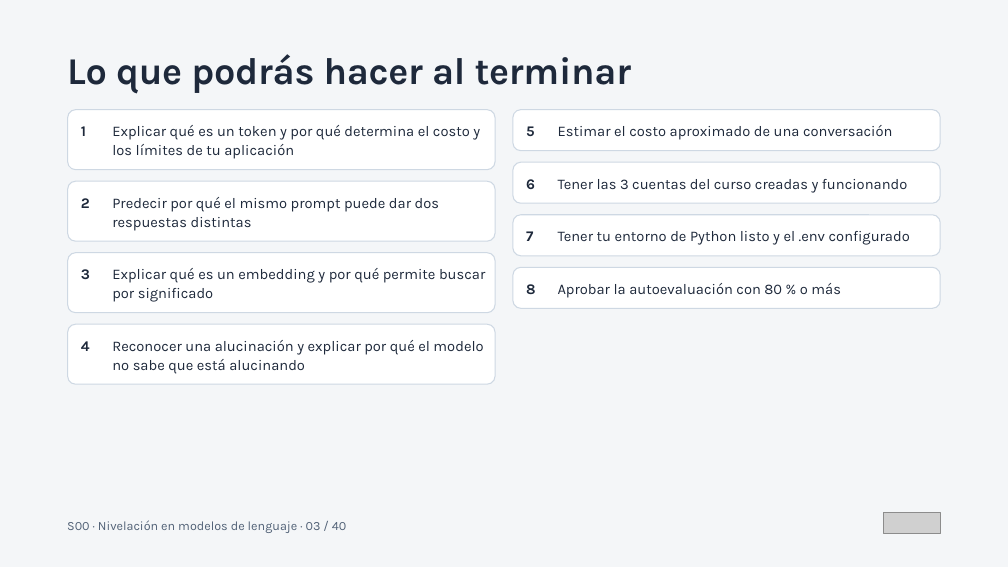
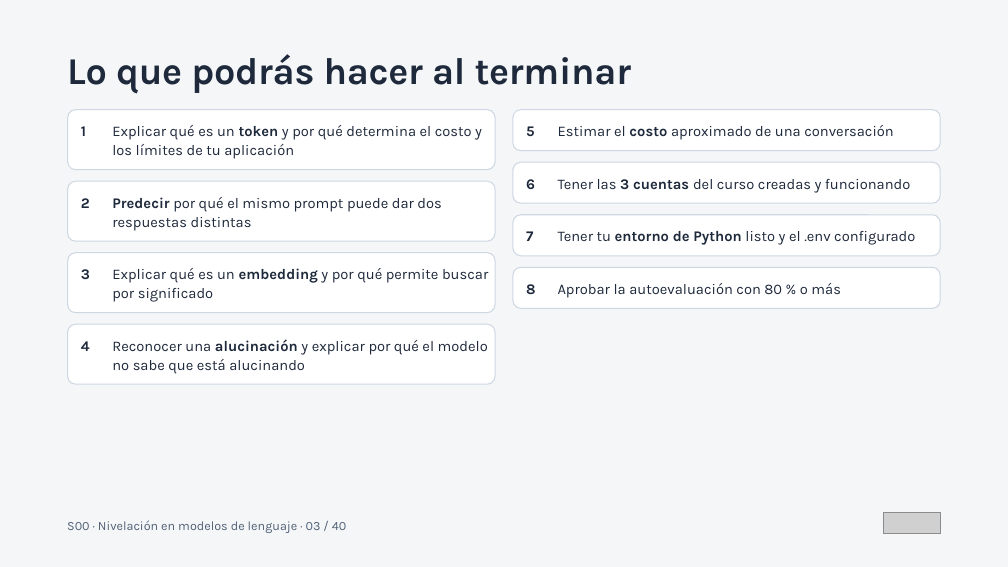
Before and after one commit to javierrosado/ariwalab-course-langchain, a slide deck: slide 3 of 00-preparacion/S00 · Nivelación en modelos de lenguaje.pptx. Drawn at 1008x567 pixels with LibreOffice and Linux fonts; fonts in the diff are those of the drawing; grey boxes stand for pictures. Boxes give left, top, right and bottom in pixels: in the first picture for what was removed or moved away, otherwise in the second. Text is boxed around its words. In the diff, an @@ line names an element or a change of style, - is before the commit and + after.

```diff
--- a/00-preparacion/S00 · Nivelación en modelos de lenguaje.pptx
+++ b/00-preparacion/S00 · Nivelación en modelos de lenguaje.pptx
@@ text "Explicar qué es un token ..." at (x1=112, y1=125, x2=482, y2=159): bold on in "token" @@
@@ text "Estimar el costo aproximado de ..." at (x1=558, y1=125, x2=894, y2=140): bold on in "costo" @@
@@ text "Tener las 3 cuentas del ..." at (x1=558, y1=179, x2=910, y2=193): bold on in "3 cuentas" @@
@@ text "Predecir por qué el mismo ..." at (x1=112, y1=197, x2=441, y2=231): bold on in "Predecir" @@
@@ text "Tener tu entorno de Python ..." at (x1=558, y1=231, x2=915, y2=245): bold on in "entorno de Python" @@
@@ text "Explicar qué es un embedding ..." at (x1=112, y1=268, x2=488, y2=302): bold on in "embedding" @@
@@ text "Reconocer una alucinación y explicar ..." at (x1=112, y1=339, x2=488, y2=374): bold on in "alucinación" @@
```
Also in this commit, not shown: 4 other slides changed, 3 slides added, 1 other file.
